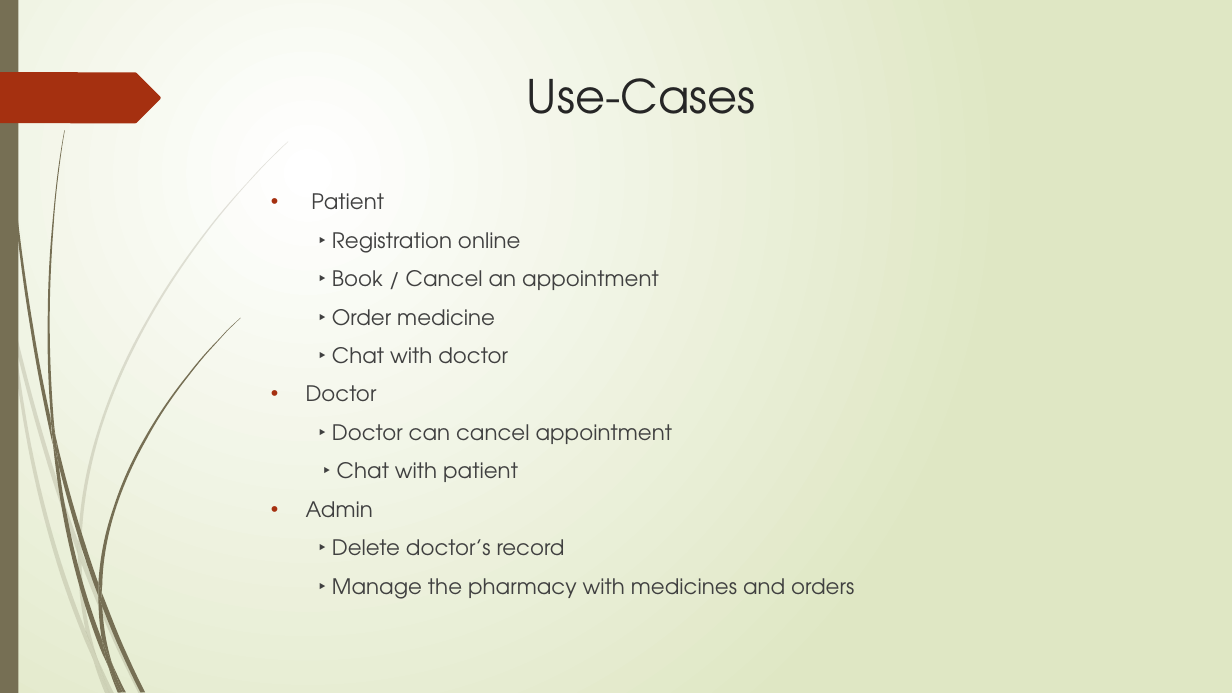
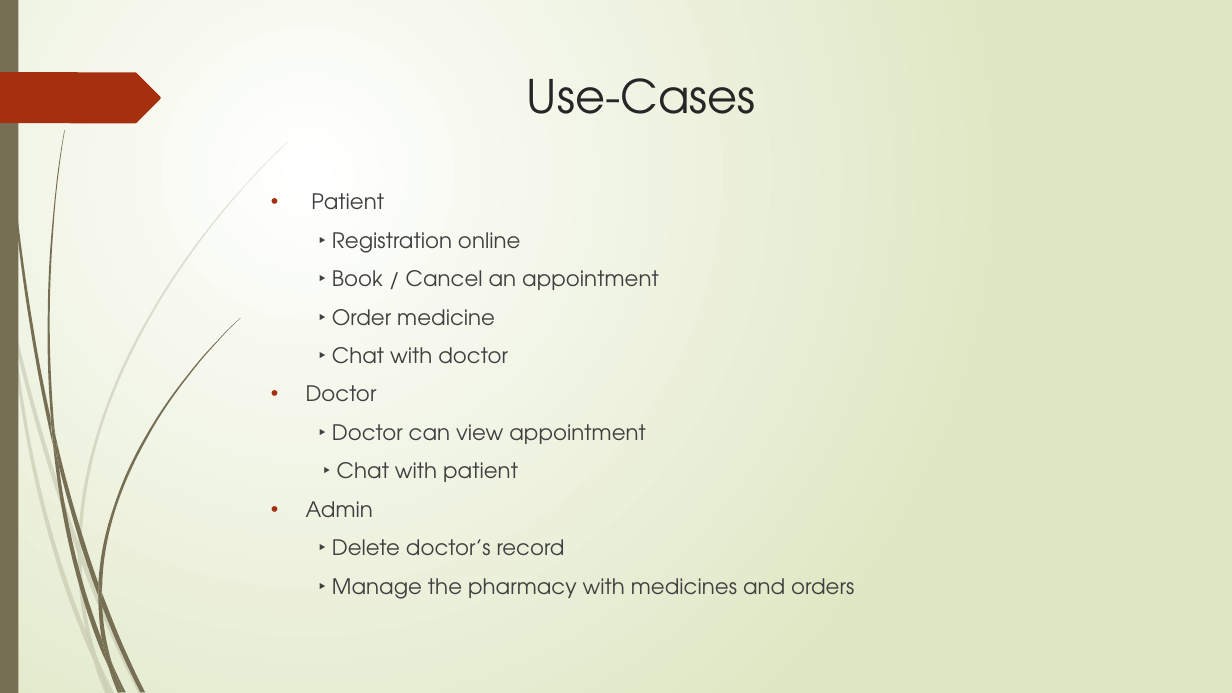
Before and after one commit to Alok0587/QURE, a slide deck: slide 17 of presentation/QURE PPT.pptx. Drawn at 1232x693 pixels with LibreOffice and Linux fonts; fonts in the diff are those of the drawing. Boxes give left, top, right and bottom in pixels: in the first picture for what was removed or moved away, otherwise in the second. Text is boxed around its words. In the diff, an @@ line names an element or a change of style, - is before the commit and + after.

```diff
--- a/presentation/QURE PPT.pptx
+++ b/presentation/QURE PPT.pptx
@@ text at (332, 424, 646, 444): text changed @@
-‣ Doctor can cancel appointment
+‣ Doctor can view appointment
```
Also in this commit, not shown: 2 other slides changed.
